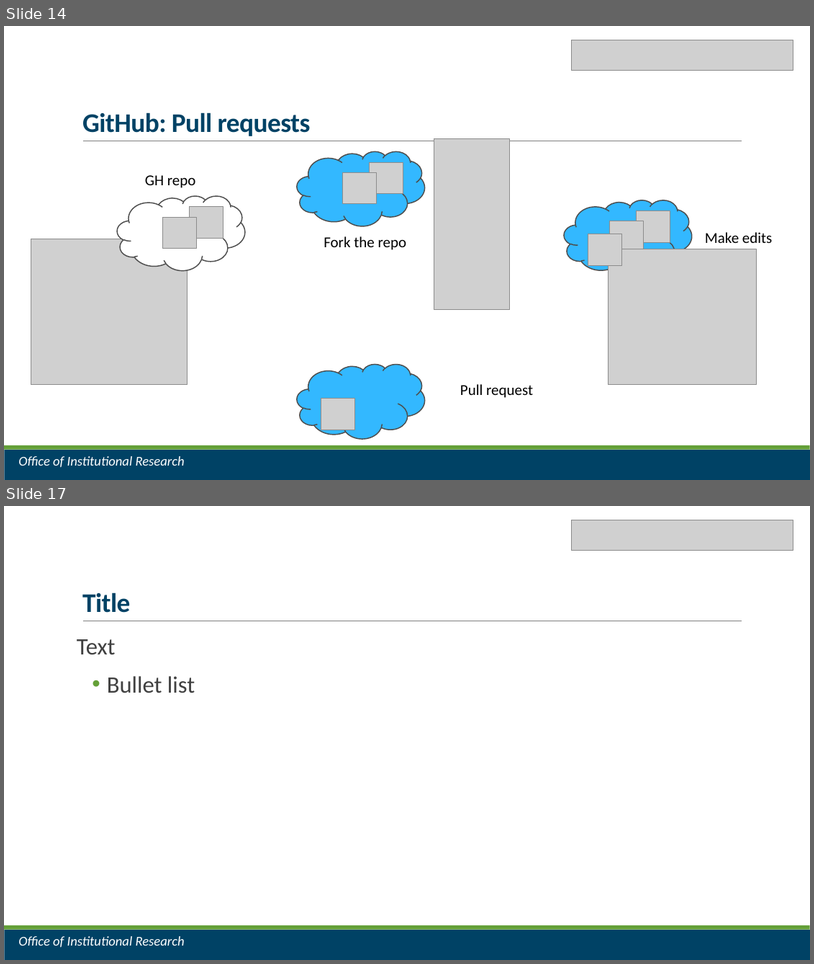
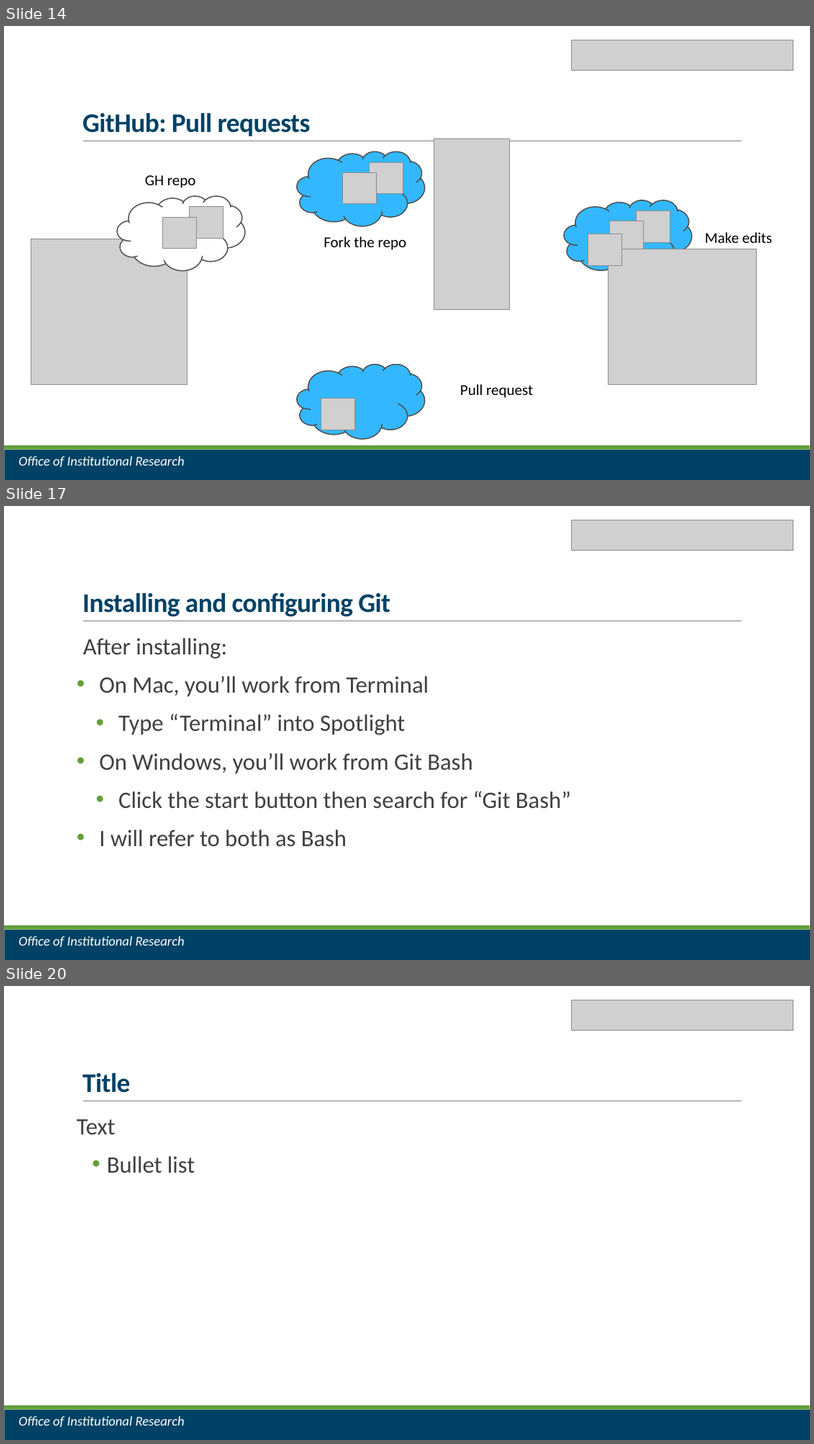
Before and after one commit to jrf1111/Do-You-Git-It-Now, a slide deck: Do You Git It Now.pptx. Shown one above the other, each under a label of ours: slides 14 and 17 before the commit, slides 14, 17 and 20 after it; the slides between them are not shown. The pictures are 814x964 and 814x1444 pixels, drawn with LibreOffice and Linux fonts; fonts in the diff are those of the drawing; grey boxes stand for pictures. Boxes give left, top, right and bottom in pixels: in the first picture for what was removed or moved away, otherwise in the second. Text is boxed around its words. In the diff, an @@ line names an element or a change of style, - is before the commit and + after.

Commit message:
add install and config section

```diff
--- a/Do You Git It Now.pptx
+++ b/Do You Git It Now.pptx
@@ slide 17 added at (x1=4, y1=506, x2=810, y2=960), background #FFFFFF; not listed: 3 template elements that a slide beside it also shows @@
@@ picture added at (x1=572, y1=520, x2=794, y2=550) @@
@@ title added at (x1=82, y1=592, x2=391, y2=617), 32 pt, text #004265, bold @@
+Installing and configuring Git
@@ text added at (x1=83, y1=638, x2=571, y2=847), 28 pt, text #404040 @@
+  After installing:
+• On Mac, you’ll work from Terminal
+  • Type “Terminal” into Spotlight
+• On Windows, you’ll work from Git Bash
+  • Click the start button then search for “Git Bash”
+• I will refer to both as Bash
@@ text added at (x1=18, y1=936, x2=185, y2=947), 16 pt, text #FFFFFF, italic @@
+Office of Institutional Research
@@ what was slide 17 is now slide 20 @@
```
Also in this commit, not shown: 1 slide changed, 7 other slides added.
